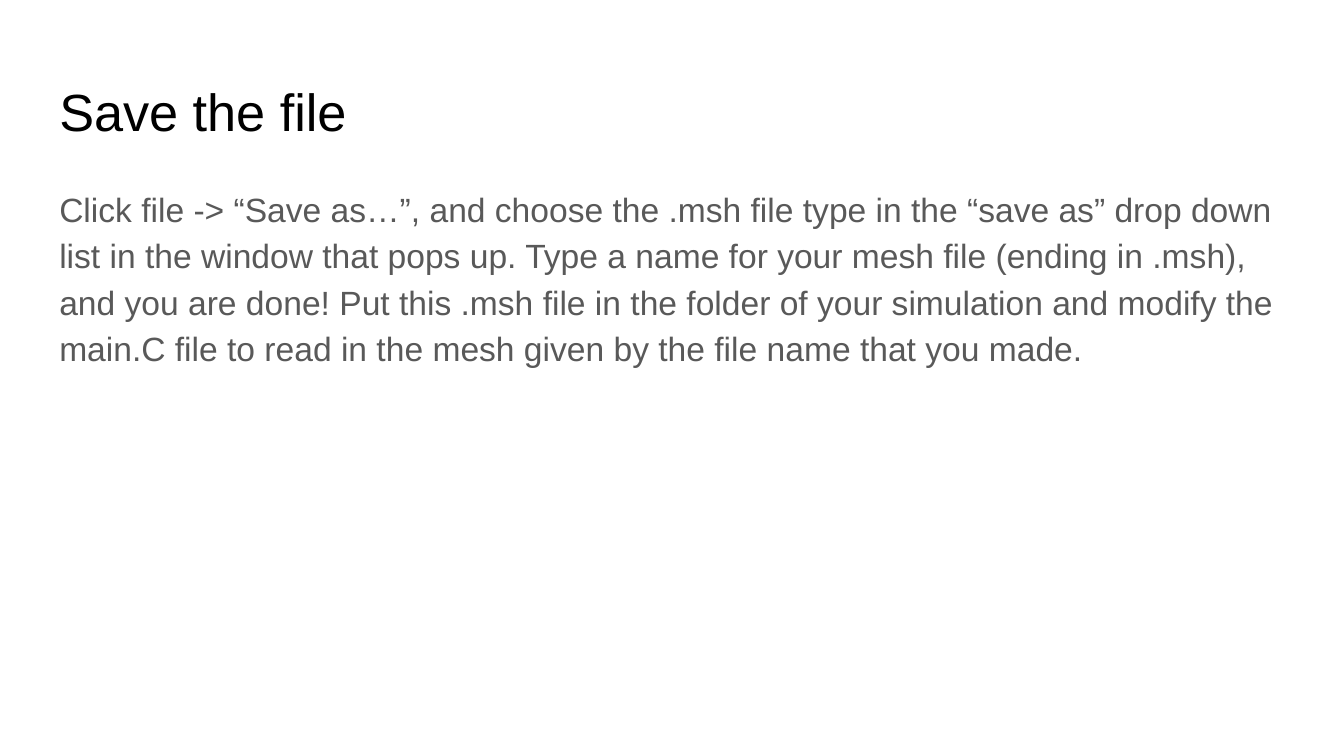
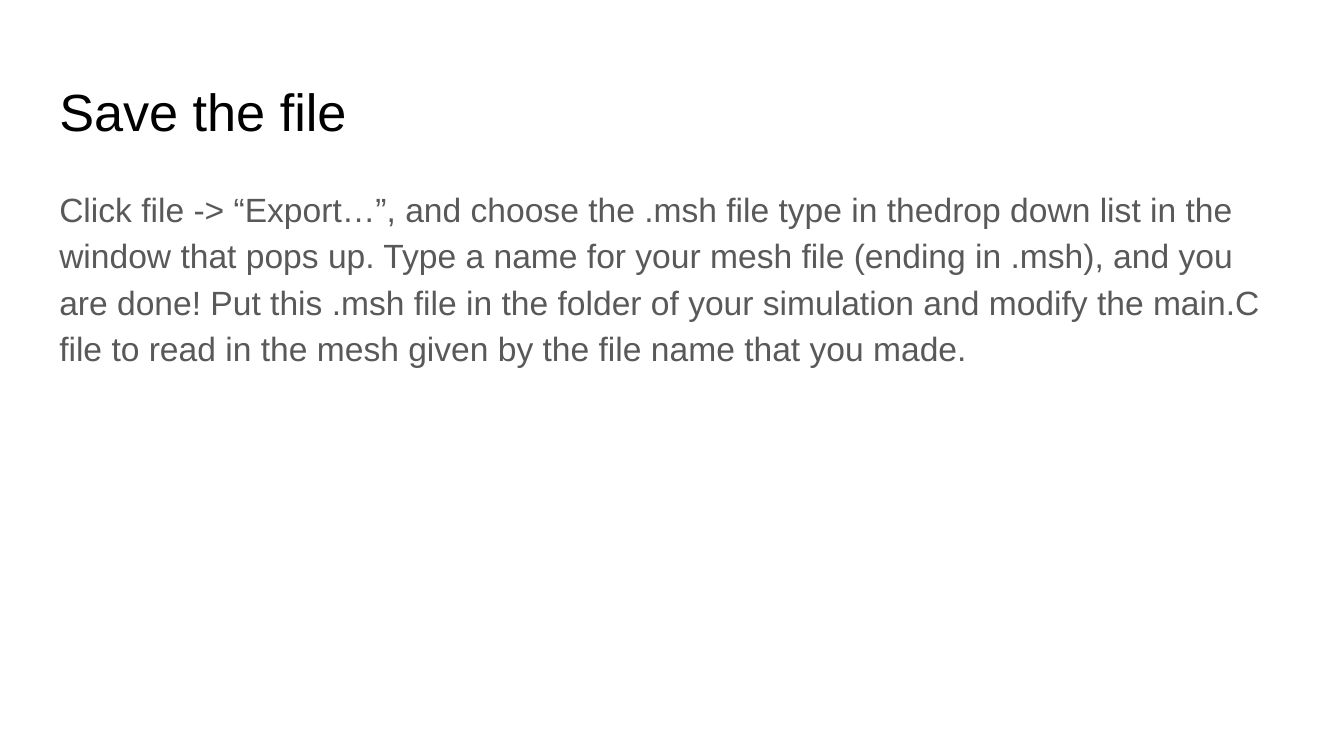
Before and after one commit to fairyflies9/IBAMR-Tutorials, a slide deck: slide 13 of IBFE Lectures/2-IBFE Make your own mesh and move it!.pptx. Drawn at 1344x756 pixels with LibreOffice and Linux fonts; fonts in the diff are those of the drawing. Boxes give left, top, right and bottom in pixels: in the first picture for what was removed or moved away, otherwise in the second. Text is boxed around its words. In the diff, an @@ line names an element or a change of style, - is before the commit and + after.

```diff
--- a/IBFE Lectures/2-IBFE Make your own mesh and move it!.pptx
+++ b/IBFE Lectures/2-IBFE Make your own mesh and move it!.pptx
@@ text at (59,197,1259,367): text changed @@
-Click file -> “Save as…”, and choose the .msh file type in the “save as” drop down list in the window that pops up. Type a name for your mesh file (ending in .msh), and you are done! Put this .msh file in the folder of your simulation and modify the main.C file to read in the mesh given by the file name that you made.
+Click file -> “Export…”, and choose the .msh file type in thedrop down list in the window that pops up. Type a name for your mesh file (ending in .msh), and you are done! Put this .msh file in the folder of your simulation and modify the main.C file to read in the mesh given by the file name that you made.
```
Also in this commit, not shown: 2 other slides changed.
